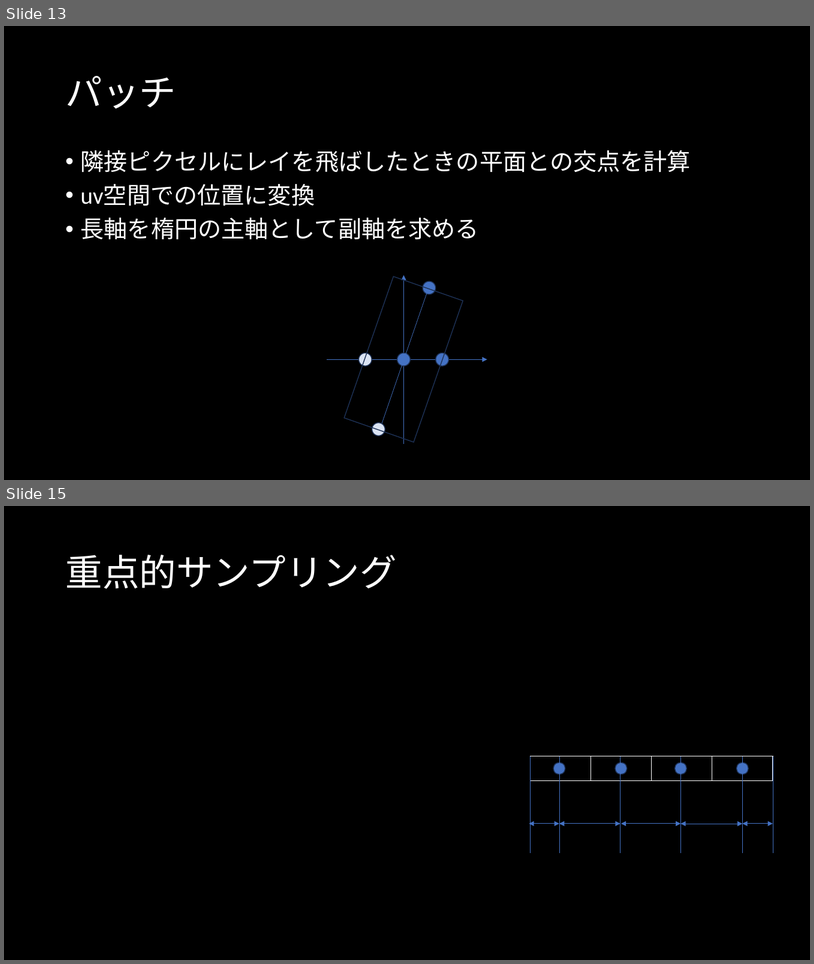
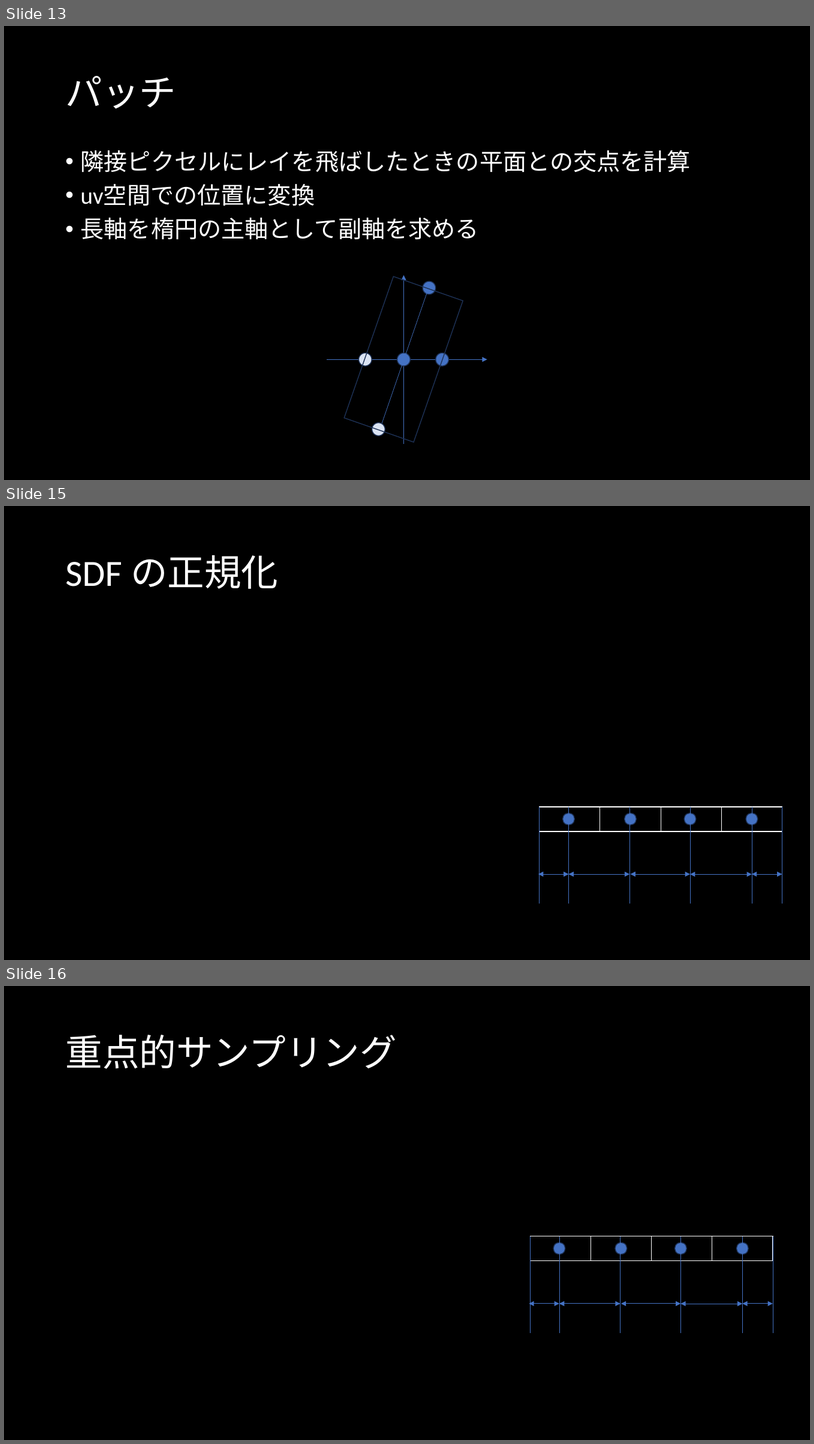
Before and after one commit to s141044/private, a slide deck: memo/Procedural Physically based BRDF for Real-Time Rendering of.pptx. Shown one above the other, each under a label of ours: slides 13 and 15 before the commit, slides 13, 15 and 16 after it; the slides between them are not shown. The pictures are 814x964 and 814x1444 pixels, drawn with LibreOffice and Linux fonts; fonts in the diff are those of the drawing; grey boxes stand for pictures. Boxes give left, top, right and bottom in pixels: in the first picture for what was removed or moved away, otherwise in the second. Text is boxed around its words. In the diff, an @@ line names an element or a change of style, - is before the commit and + after.

```diff
--- a/memo/Procedural Physically based BRDF for Real-Time Rendering of.pptx
+++ b/memo/Procedural Physically based BRDF for Real-Time Rendering of.pptx
@@ slide 15 added at [4,506,810,960], background #000000 @@
@@ title added at [65,555,278,589], 44 pt, text #FFFFFF @@
+SDF の正規化
@@ table added at [540,807,782,831], 1 rows, 4 columns @@
+ |  |  | 
@@ line added from (540, 903) to (540, 807), #4472C4 0.5 pt @@
@@ line added from (569, 903) to (569, 807), #4472C4 0.5 pt @@
@@ line added from (630, 903) to (630, 807), #4472C4 0.5 pt @@
@@ line added from (690, 903) to (690, 807), #4472C4 0.5 pt @@
@@ line added from (752, 903) to (752, 807), #4472C4 0.5 pt @@
@@ line added from (783, 903) to (783, 807), #4472C4 0.5 pt @@
@@ ellipse added at [563,813,575,825], fill #4472C4, outline #1E3256 1 pt @@
@@ ellipse added at [624,813,637,825], fill #4472C4, outline #1E3256 1 pt @@
@@ ellipse added at [684,813,696,825], fill #4472C4, outline #1E3256 1 pt @@
@@ ellipse added at [746,813,758,825], fill #4472C4, outline #1E3256 1 pt @@
@@ double arrow added from (539, 874) to (569, 874), #4472C4 0.5 pt @@
@@ double arrow added from (569, 874) to (630, 874), #4472C4 0.5 pt @@
@@ double arrow added from (631, 874) to (690, 874), #4472C4 0.5 pt @@
@@ double arrow added from (690, 874) to (752, 874), #4472C4 0.5 pt @@
@@ double arrow added from (752, 874) to (783, 874), #4472C4 0.5 pt @@
@@ what was slide 15 is now slide 16 @@
```
Also in this commit, not shown: 2 other files.
